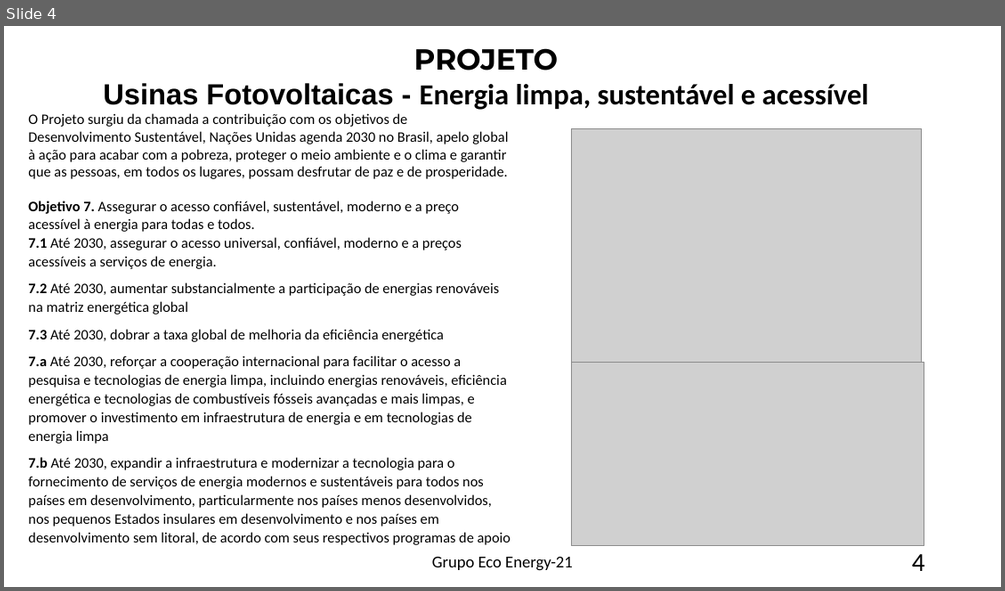
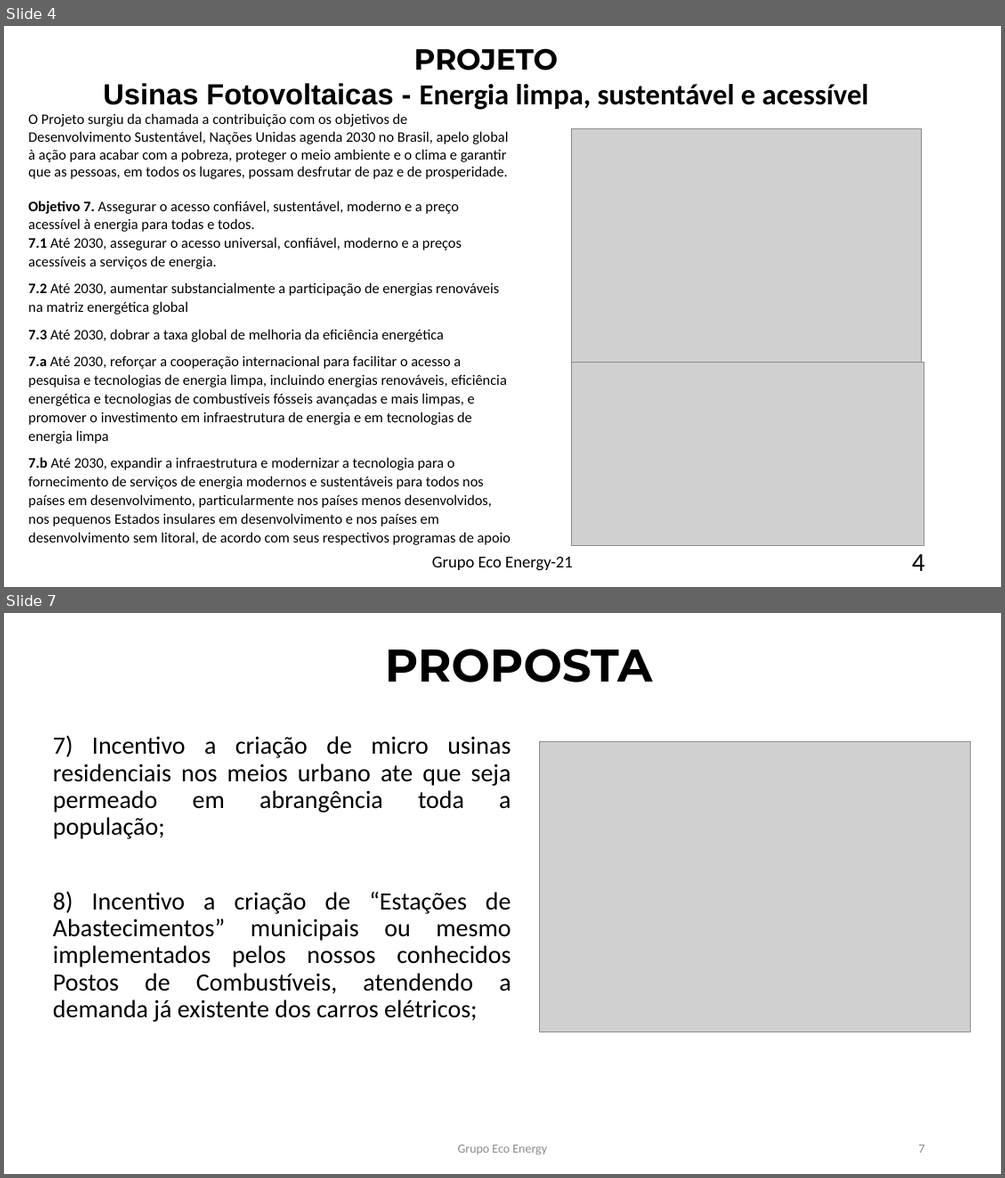
Before and after one commit to niltonjaber/ECO-Energy-21-, a slide deck: Projeto Eco-Energy 21 (4).pptx. Shown one above the other, each under a label of ours: slide 4 before the commit, slides 4 and 7 after it; the slides between them are not shown. The pictures are 1005x591 and 1005x1178 pixels, drawn with LibreOffice and Linux fonts; fonts in the diff are those of the drawing; grey boxes stand for pictures. Boxes give left, top, right and bottom in pixels: in the first picture for what was removed or moved away, otherwise in the second. Text is boxed around its words. In the diff, an @@ line names an element or a change of style, - is before the commit and + after.

```diff
--- a/Projeto Eco-Energy 21 (4).pptx
+++ b/Projeto Eco-Energy 21 (4).pptx
@@ slide 7 added at (x1=4, y1=613, x2=1001, y2=1174), background #FFFFFF @@
@@ title added at (x1=385, y1=649, x2=653, y2=682), 44 pt, text #000000, bold @@
+PROPOSTA
@@ text added at (x1=53, y1=735, x2=511, y2=1022), 24 pt, text #000000 @@
+7) Incentivo a criação de micro usinas residenciais nos meios urbano ate que seja permeado em abrangência toda a população;
+8) Incentivo a criação de “Estações de Abastecimentos” municipais ou mesmo implementados pelos nossos conhecidos Postos de Combustíveis, atendendo a demanda já existente dos carros elétricos;
@@ picture added at (x1=540, y1=742, x2=971, y2=1032) @@
@@ text added at (x1=458, y1=1144, x2=547, y2=1155), 12 pt, text #8C8C8C @@
+Grupo Eco Energy
@@ page number added at (x1=918, y1=1144, x2=924, y2=1152), 12 pt, text #8C8C8C @@
+7
```
Also in this commit, not shown: 3 slides changed, 1 other slide added.
